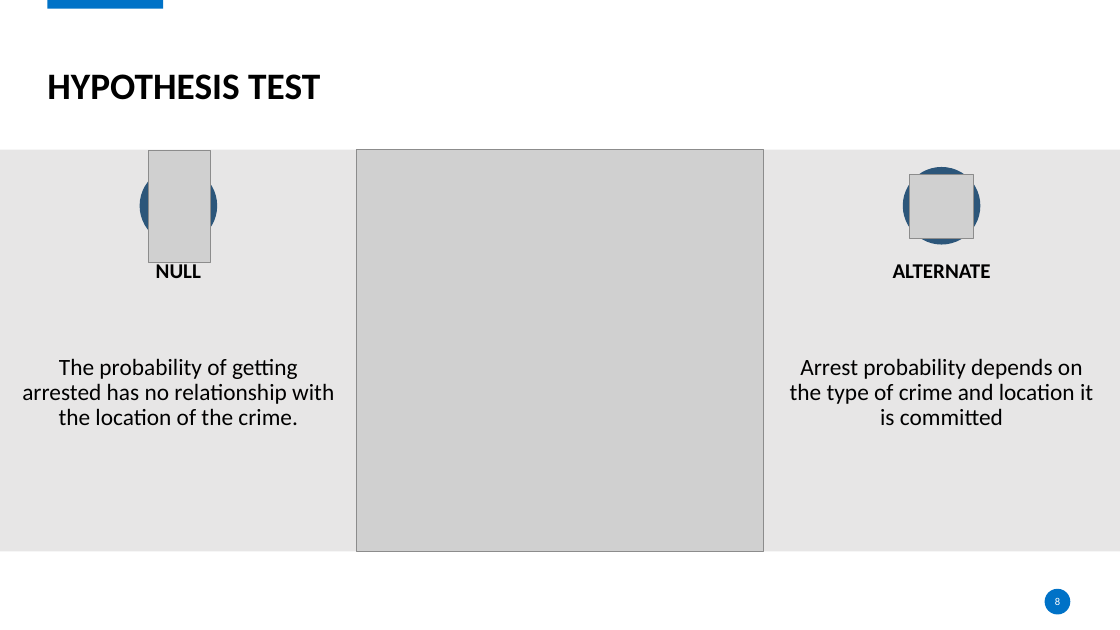
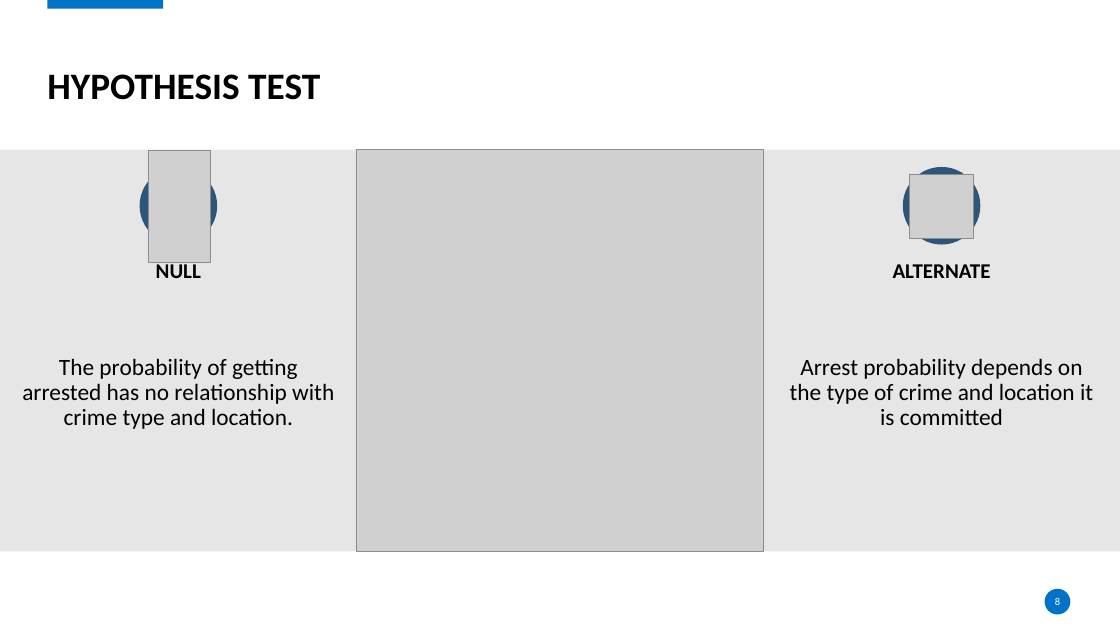
Before and after one commit to wolfman1986/Chicago_Crime_Dataset, a slide deck: slide 8 of Powerpoint Presentation/Chicago Crime Data.pptx. Drawn at 1120x630 pixels with LibreOffice and Linux fonts; fonts in the diff are those of the drawing; grey boxes stand for pictures. Boxes give left, top, right and bottom in pixels: in the first picture for what was removed or moved away, otherwise in the second. Text is boxed around its words. In the diff, an @@ line names an element or a change of style, - is before the commit and + after.

```diff
--- a/Powerpoint Presentation/Chicago Crime Data.pptx
+++ b/Powerpoint Presentation/Chicago Crime Data.pptx
@@ text at box(22, 358, 334, 429): text changed @@
-The probability of getting arrested has no relationship with the location of the crime.
+The probability of getting arrested has no relationship with crime type and location.
```
